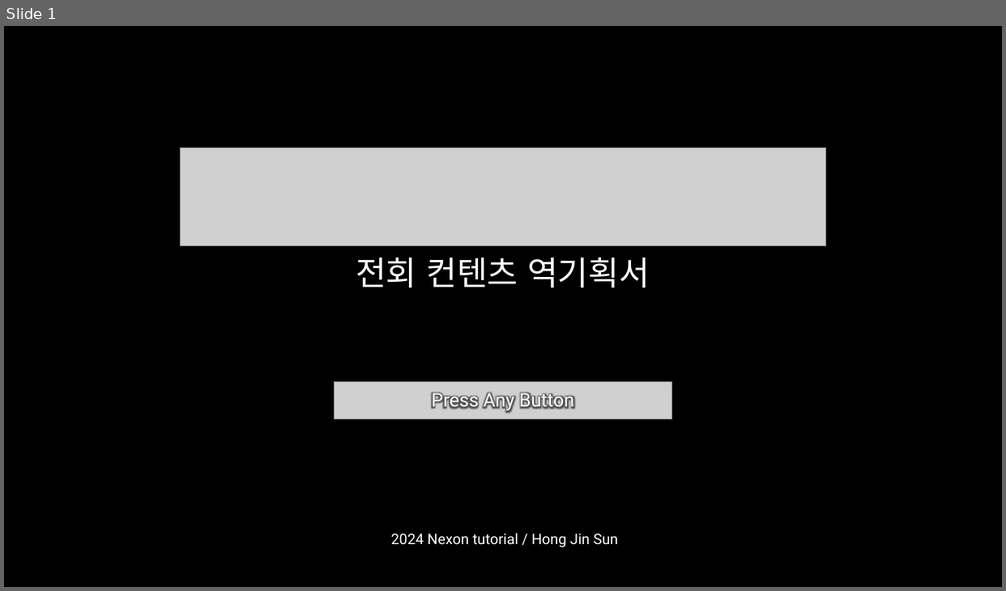
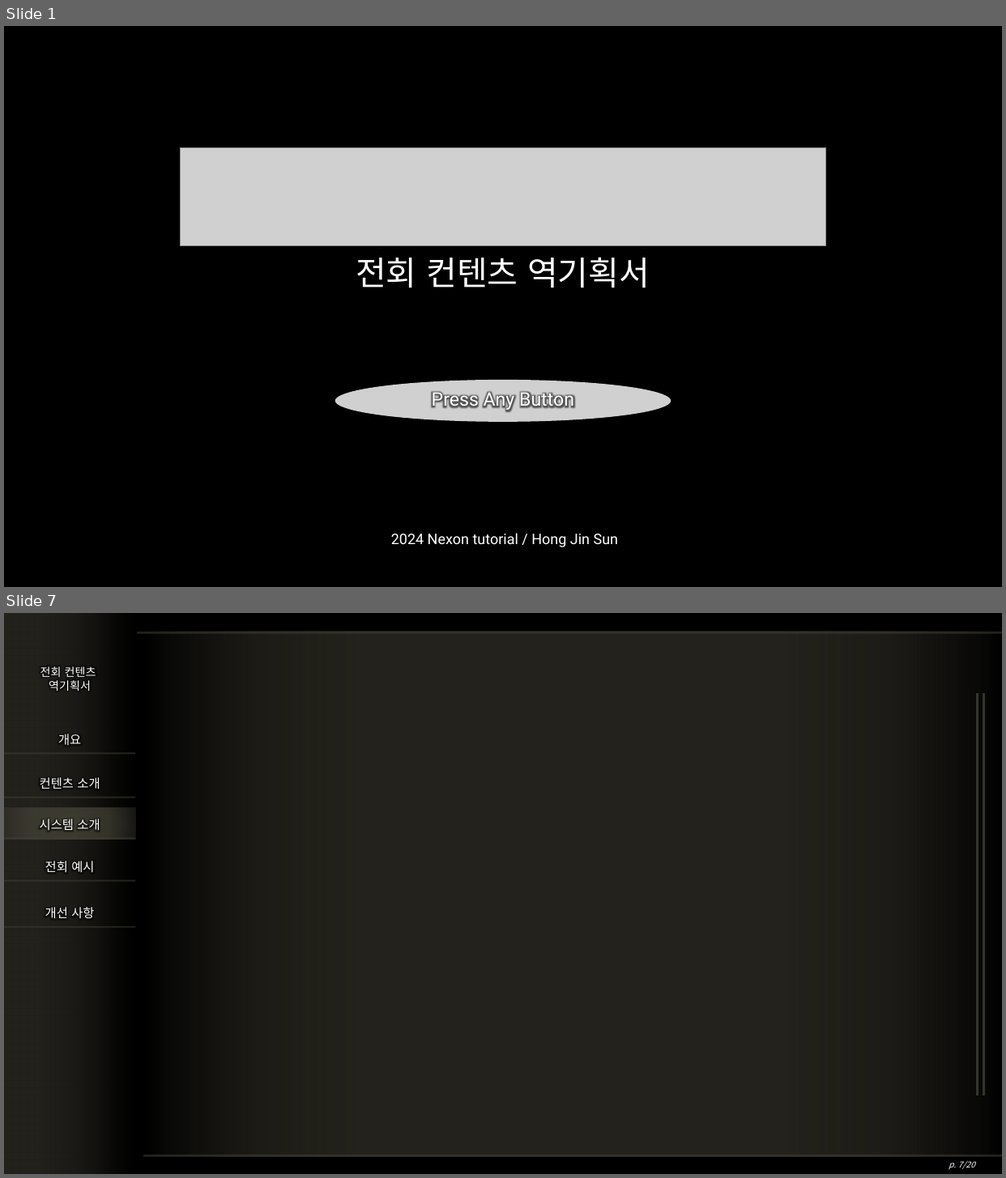
Before and after one commit to hjs0913/GameDesign, a slide deck: 엘든링 역기획서/엘든링_전회컨텐츠_역기획서.pptx. Shown one above the other, each under a label of ours: slide 1 before the commit, slides 1 and 7 after it; the slides between them are not shown. The pictures are 1006x591 and 1006x1178 pixels, drawn with LibreOffice and Linux fonts; fonts in the diff are those of the drawing; grey boxes stand for pictures; background and template pictures are left out. Boxes give left, top, right and bottom in pixels: in the first picture for what was removed or moved away, otherwise in the second. Text is boxed around its words. In the diff, an @@ line names an element or a change of style, - is before the commit and + after.

```diff
--- a/엘든링 역기획서/엘든링_전회컨텐츠_역기획서.pptx
+++ b/엘든링 역기획서/엘든링_전회컨텐츠_역기획서.pptx
@@ slide 7 added at <box>4,613,1002,1174</box>, background #000000 @@
@@ rectangle added at <box>4,613,134,1174</box>, fill gradient #22211C @@
@@ line added from (138, 632) to (1002, 632), #464437 2.25 pt @@
@@ rectangle added at <box>143,632,1002,1158</box>, fill gradient #464437 to #474438 to #48443A to #484439 @@
@@ text added at <box>40,666,96,691</box>, 11 pt, text #FFFFFF @@
+전회 컨텐츠
+역기획서
@@ line added from (978, 1096) to (978, 694), #33332B 2.25 pt @@
@@ line added from (984, 1096) to (984, 694), #33332B 2.25 pt @@
@@ text added at <box>58,734,81,745</box>, 12 pt, text #FFFFFF @@
+개요
@@ line added from (4, 754) to (136, 754), #464437 1.5 pt @@
@@ text added at <box>40,777,100,789</box>, 12 pt, text #FFFFFF @@
+컨텐츠 소개
@@ line added from (4, 797) to (136, 797), #464437 1.5 pt @@
@@ rectangle added at <box>4,807,136,840</box>, fill gradient #464437 to #48443A @@
@@ text added at <box>40,819,100,830</box>, 12 pt, text #FFFFFF @@
+시스템 소개
@@ line added from (4, 838) to (136, 838), #464437 1.5 pt @@
@@ text added at <box>45,861,94,872</box>, 12 pt, text #FFFFFF @@
+전회 예시
@@ line added from (4, 881) to (136, 881), #464437 1.5 pt @@
@@ line added from (4, 927) to (136, 927), #464437 1.5 pt @@
@@ text added at <box>45,907,94,918</box>, 12 pt, text #FFFFFF @@
+개선 사항
@@ line added from (143, 1156) to (1002, 1156), #464437 2.25 pt @@
@@ page number added at <box>948,1161,975,1170</box>, 8 pt, text #FFFFFF, italic @@
+p. 7/20
@@ slide 1 changed as well @@
@@ picture: place and size @@
-picture at <box>334,382,672,419</box>
+picture at <box>335,380,671,422</box>
```
Also in this commit, not shown: 1 other slide changed, 7 other slides added, 3 slides removed, 2 other files.
